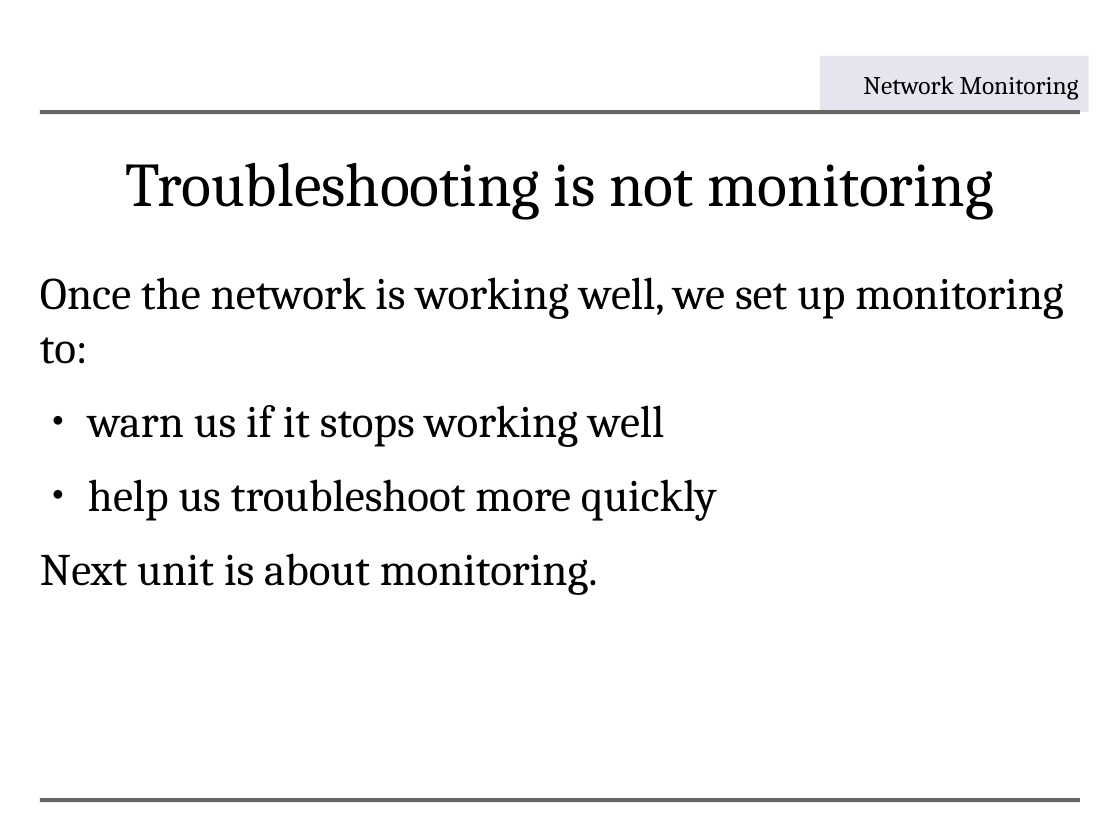
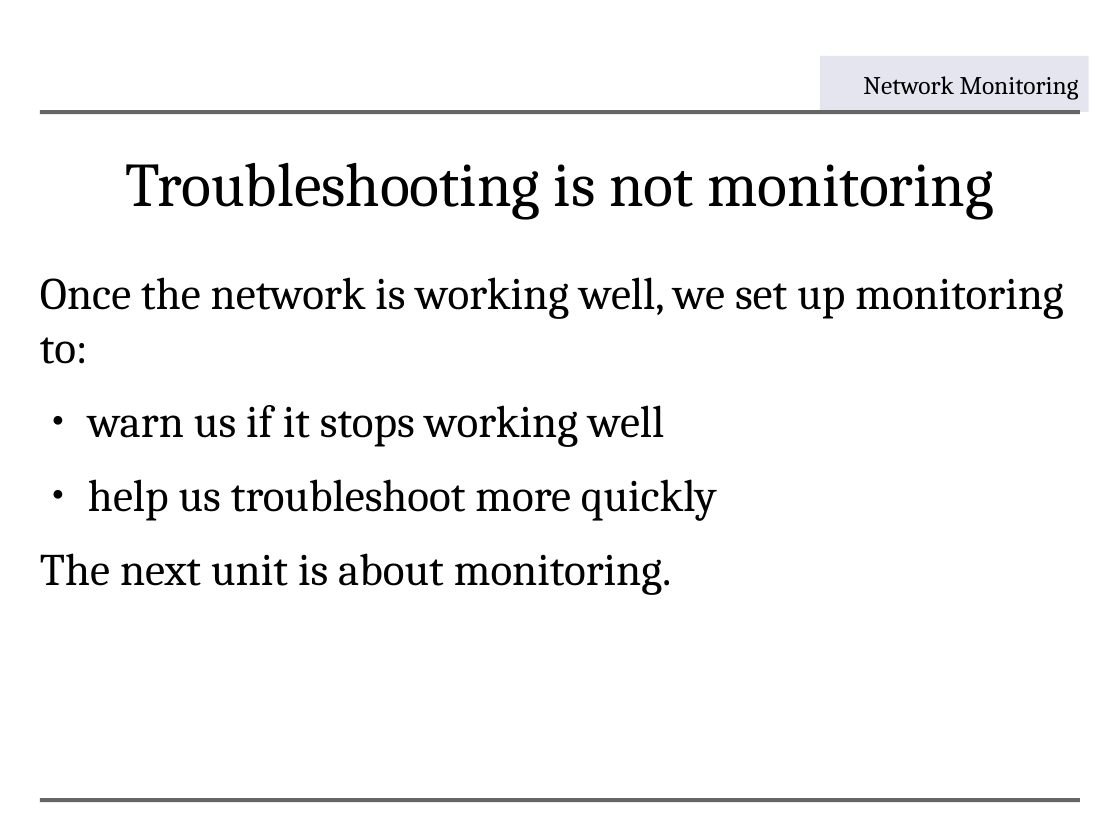
Before and after one commit to aptivate/inaspmaterials, a slide deck: slide 5 of generated/Network_Management/Unit_6_Solving_Network_Problems/Unit_6_Presentation.rst.odp. Drawn at 1120x840 pixels with LibreOffice and Linux fonts; fonts in the diff are those of the drawing; background and template pictures are left out. Boxes give left, top, right and bottom in pixels: in the first picture for what was removed or moved away, otherwise in the second. Text is boxed around its words. In the diff, an @@ line names an element or a change of style, - is before the commit and + after.

```diff
--- a/generated/Network_Management/Unit_6_Solving_Network_Problems/Unit_6_Presentation.rst.odp
+++ b/generated/Network_Management/Unit_6_Solving_Network_Problems/Unit_6_Presentation.rst.odp
@@ text at (40, 553, 672, 595): text changed @@
-Next unit is about monitoring.
+The next unit is about monitoring.
```
Also in this commit, not shown: 3 other slides changed, 1 slide added, 3 slides removed, 12 other files.
